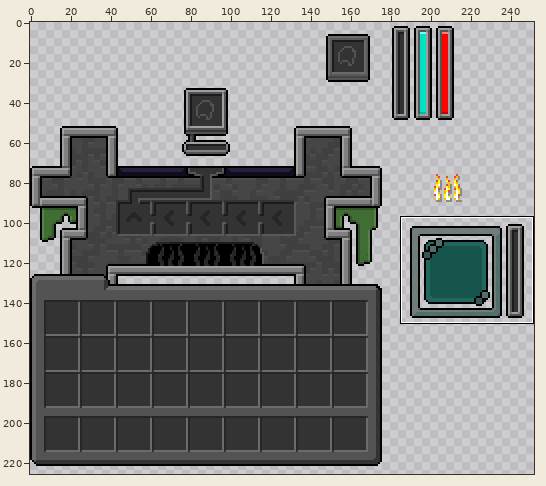
Sprite sheet: assets/minecraft/optifine/gui/container/beacon_altar/beacon_altar.png. The picture above shows the old version from afar; the outline marks the close-up.
Close-up. Before the edit:
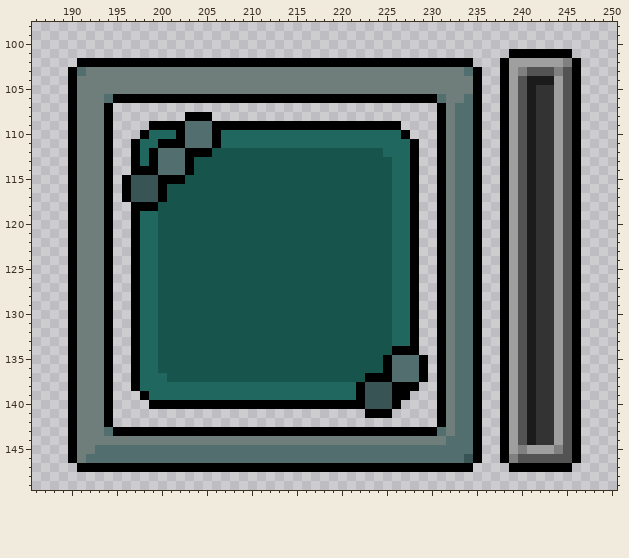
The file is 256x256 pixels. Colours within 5 levels of each other are drawn and written as one. Shown: x 186..250, y 98..149. The wide view leaves out empty margins. The commit also changed other parts of the picture, which this record leaves out.
After:
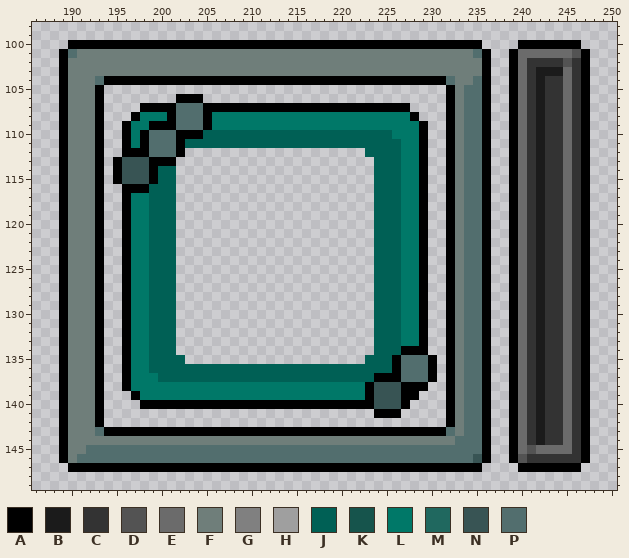
Palette (. is transparent): A #000000  B #1b1b1b  C #333333  D #535353  E #6b6b6b  F #6f7e7a  G #808080  H #9f9f9f  J #006055  K #16544c  L #007868  M #20685f  N #385454  P #526e6e
The edit:
Changed rows in their new state; - is an unchanged pixel.
first column x 189:
100 -AAAAAAAAAAAAAAAAAAAAAAAAAAAAAAAAAAAAAAAAAAAAAA----AAAAAAA-
101 APFFFFFFFFFFFFFFFFFFFFFFFFFFFFFFFFFFFFFFFFFFFFPA---EEEEEEDA
102 AFFFFFFFFFFFFFFFFFFFFFFFFFFFFFFFFFFFFFFFFFFFFFFA-.AECCCCDCA
103 AFF------------------------------------------FFA-.AECBBBECA
104 AF--PAAAAAAAAAAAAAAAAAAAAAAAAAAAAAAAAAAAAAAP--PA-.AEC-CCECA
105 AF--A......................................A-PPA-.AECB-CECA
106 AF--A........---...........................A--PA-.AECB-CECA
107 AF--A.---AAAAPPPAAAAAAAAAAAAAAAAAAAAAAA---.AF-PA-.AECB-CECA
108 AF--A.--ALLLAPPP-LLLLLLLLLLLLLLLLLLLLLLA--.AF-PA-.AECB-CECA
109 AF--A.-ALL---P--ALLLLLLLLLLLLLLLLLLLLLLLA-.AF-PA-.AECB-CECA
110 AF--A.-AL-PPP-AAJJJJJJJJJJJJJJJJJJJJJLLLA-.AF-PA-.AECB-CECA
111 AF--A.-ALAPPP-JJJJJJJJJJJJJJJJJJJJJJJJLLA-.AF-PA-.AECB-CECA
112 AF--A.-A-AP--A....................JJJJLLA-.AF-PA-.AECB-CECA
113 AF--A.ANNN-AA......................JJJLLA-.AF-PA-.AECB-CECA
114 AF--A.ANNN-JJ......................JJJLLA-.AF-PA-.AECB-CECA
115 AF--A.AN--AJJ......................JJJLLA-.AF-PA-.AECB-CECA
116 AF--A.--AAJJJ......................JJJLLA-.AF-PA-.AECB-CECA
117 AF--A.--LLJJJ......................JJJLLA-.AF-PA-.AECB-CECA
118 AF--A.-ALLJJJ......................JJJLLA-.AF-PA-.AECB-CECA
119 AF--A.-ALLJJJ......................JJJLLA-.AF-PA-.AECB-CECA
120 AF--A.-ALLJJJ......................JJJLLA-.AF-PA-.AECB-CECA
121 AF--A.-ALLJJJ......................JJJLLA-.AF-PA-.AECB-CECA
122 AF--A.-ALLJJJ......................JJJLLA-.AF-PA-.AECB-CECA
123 AF--A.-ALLJJJ......................JJJLLA-.AF-PA-.AECB-CECA
124 AF--A.-ALLJJJ......................JJJLLA-.AF-PA-.AECB-CECA
125 AF--A.-ALLJJJ......................JJJLLA-.AF-PA-.AECB-CECA
126 AF--A.-ALLJJJ......................JJJLLA-.AF-PA-.AECB-CECA
127 AF--A.-ALLJJJ......................JJJLLA-.AF-PA-.AECB-CECA
128 AF--A.-ALLJJJ......................JJJLLA-.AF-PA-.AECB-CECA
129 AF--A.-ALLJJJ......................JJJLLA-.AF-PA-.AECB-CECA
130 AF--A.-ALLJJJ......................JJJLLA-.AF-PA-.AECB-CECA
131 AF--A.-ALLJJJ......................JJJLLA-.AF-PA-.AECB-CECA
132 AF--A.-ALLJJJ......................JJJLLA-.AF-PA-.AECB-CECA
133 AF--A.-ALLJJJ......................JJJLLA-.AF-PA-.AECB-CECA
134 AF--A.-ALLJJJ......................JJJ--A-.AF-PA-.AECB-CECA
135 AF--A.-ALLJJJJ....................JJJA--PA.AF-PA-.AECB-CECA
136 AF--A.-ALLJJJJJJJJJJJJJJJJJJJJJJJJJJJA--PA.AF-PA-.AECB-CECA
137 AF--A.-ALLLJJJJJJJJJJJJJJJJJJJJJJJJ--A--PA.AF-PA-.AECB-CECA
138 AF--A.-ALLLLLLLLLLLLLLLLLLLLLLLLLLA--N--A-.AF-PA-.AECB-CECA
139 AF--A.--ALLLLLLLLLLLLLLLLLLLLLLLLLA--N-A--.AF-PA-.AECB-CECA
140 AF--A.---A------------------------A--NA---.AF-PA-.AECB-CECA
141 AF--A.----------------------------.--A----.AF-PA-.AECB-CECA
142 AF--A.------------------------------------.AF-PA-.AECB-CECA
143 AF--PA------------------------------------APF-PA-.AECB-CECA
144 AF-----------------------------------------F--PA-.AECB-CECA
145 AF-P------------------------------------------PA-.AEDEEEECA
146 AFP------------------------------------------PNA-.A-CCCCCCA
147 -A--------------------------------------------A---.------A-
Pixel boxes of the changes (left, top, right, bottom) in both close-ups:
changed: (59, 40, 590, 472)
